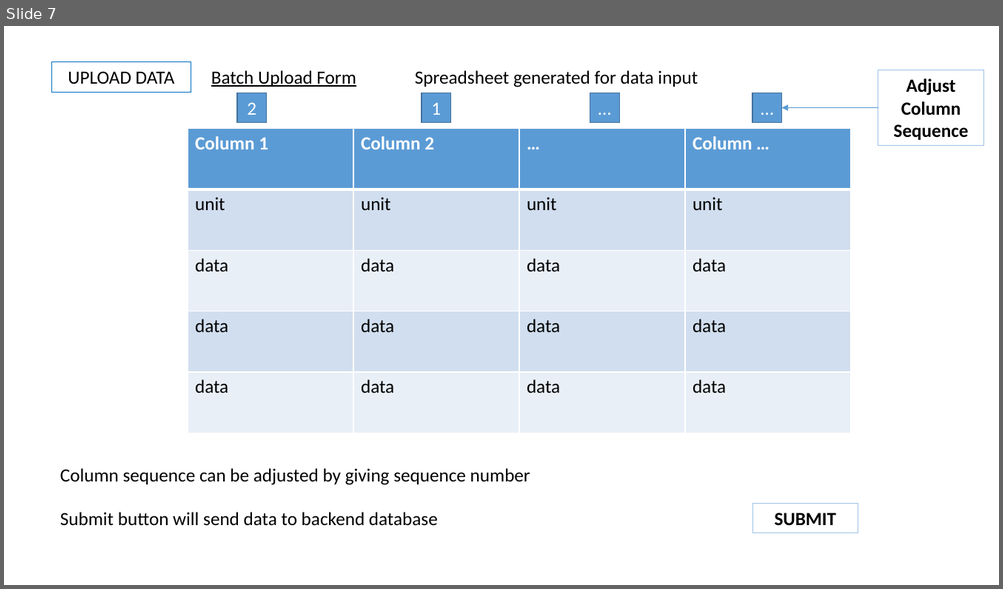
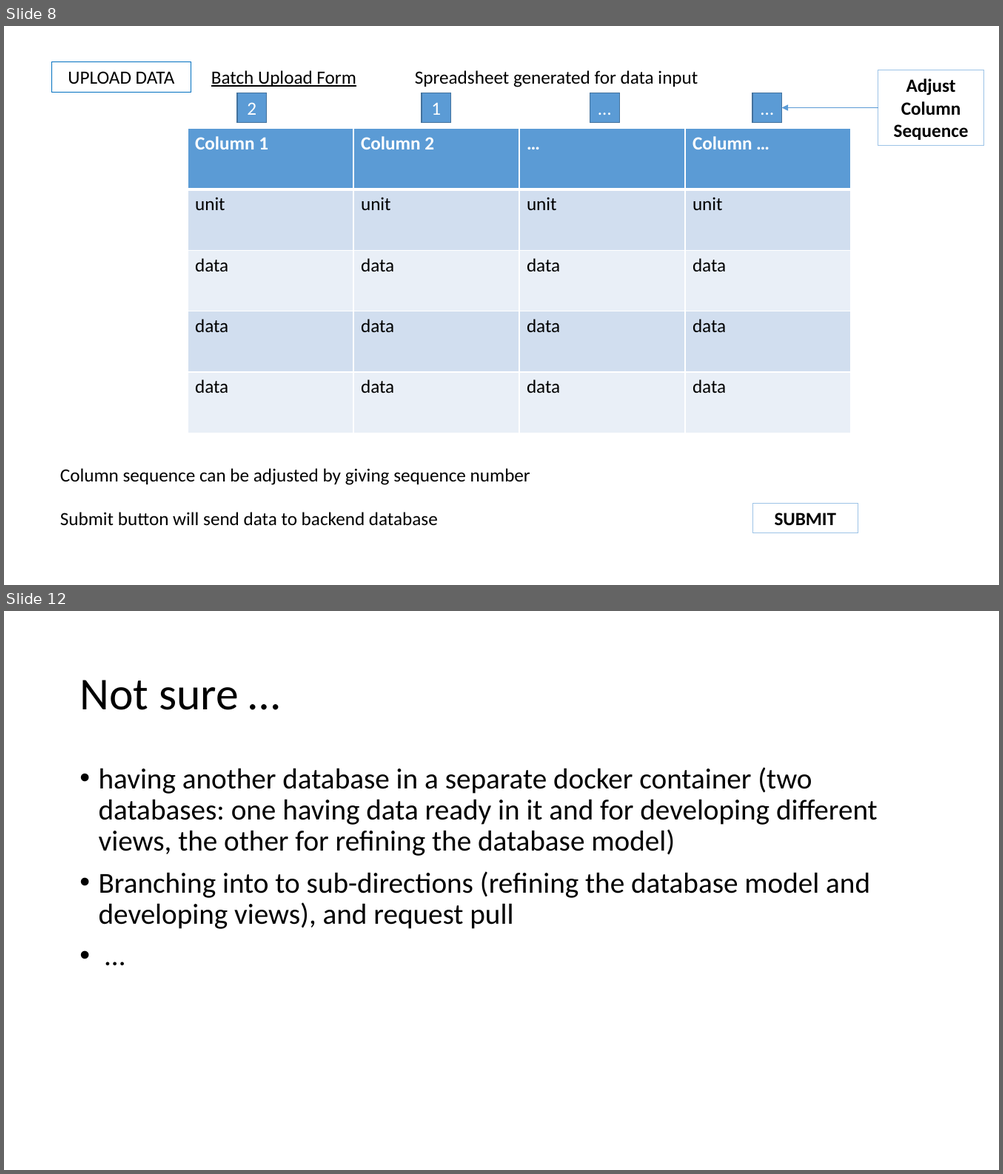
Before and after one commit to geohackweek/ghw2018_web_portal_inlandwater_co2, a slide deck: docs/Web portal.pptx. Shown one above the other, each under a label of ours: slide 7 before the commit, slides 8 and 12 after it; the slides between them are not shown. The pictures are 1003x589 and 1003x1174 pixels, drawn with LibreOffice and Linux fonts; fonts in the diff are those of the drawing. Boxes give left, top, right and bottom in pixels: in the first picture for what was removed or moved away, otherwise in the second. Text is boxed around its words. In the diff, an @@ line names an element or a change of style, - is before the commit and + after.

```diff
--- a/docs/Web portal.pptx
+++ b/docs/Web portal.pptx
@@ slide 12 added at bbox=[4, 611, 999, 1170], background #FFFFFF @@
@@ title added at bbox=[79, 680, 239, 710], 44 pt, text #000000 @@
+Not sure …
@@ text added at bbox=[99, 767, 877, 929], 28 pt, text #000000 @@
+• having another database in a separate docker container (two databases: one having data ready in it and for developing different views, the other for refining the database model)
+• Branching into to sub-directions (refining the database model and developing views), and request pull
+• …
@@ what was slide 7 is now slide 8 @@
```
Also in this commit, not shown: 7 slides changed, 4 other slides added.
